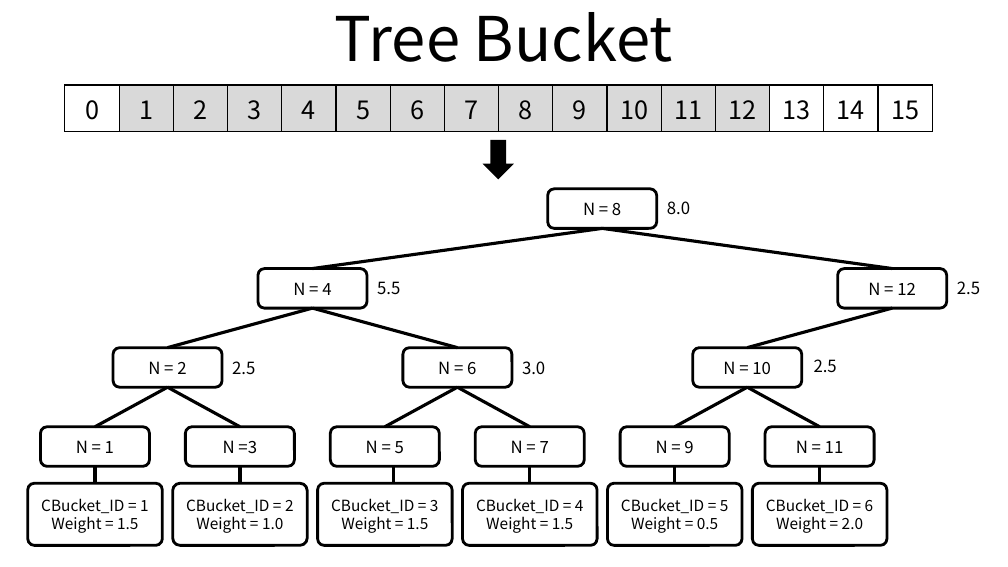
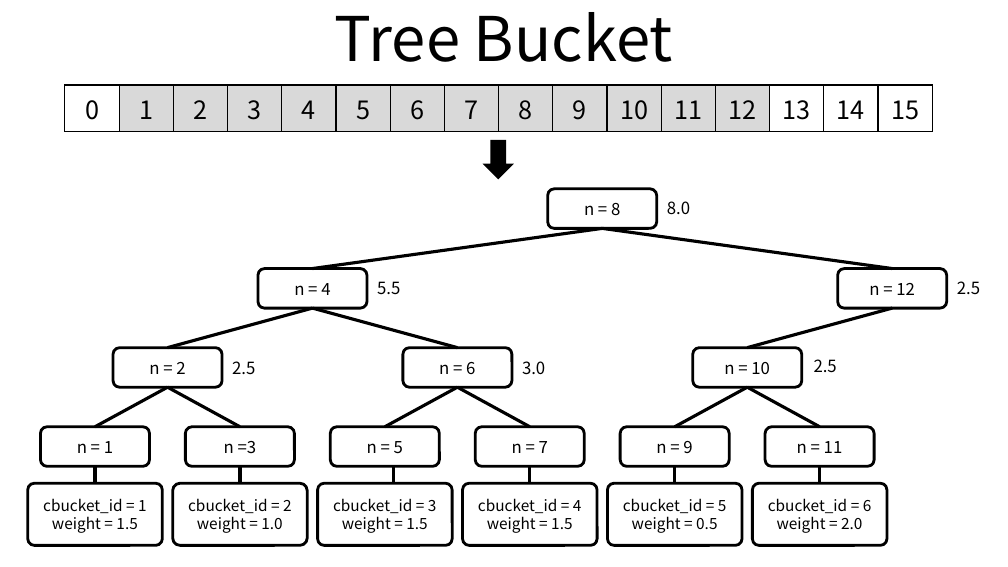
Before and after one commit to ssup2/blog-old, a slide deck: slide 4 of images/theory_analysis/Ceph_CRUSH_Map_Bucket_Type/Ceph_CRUSH.pptx. Drawn at 1008x567 pixels with LibreOffice and Linux fonts; fonts in the diff are those of the drawing. Boxes give left, top, right and bottom in pixels: in the first picture for what was removed or moved away, otherwise in the second. Text is boxed around its words. In the diff, an @@ line names an element or a change of style, - is before the commit and + after.

```diff
--- a/images/theory_analysis/Ceph_CRUSH_Map_Bucket_Type/Ceph_CRUSH.pptx
+++ b/images/theory_analysis/Ceph_CRUSH_Map_Bucket_Type/Ceph_CRUSH.pptx
@@ text in rounded rectangle at (x1=584, y1=203, x2=620, y2=216): text changed @@
-N = 8
+n = 8
@@ text in rounded rectangle at (x1=294, y1=283, x2=330, y2=295): text changed @@
-N = 4
+n = 4
@@ text in rounded rectangle at (x1=869, y1=283, x2=915, y2=295): text changed @@
-N = 12
+n = 12
@@ text in rounded rectangle at (x1=149, y1=362, x2=185, y2=374): text changed @@
-N = 2
+n = 2
@@ text in rounded rectangle at (x1=439, y1=362, x2=475, y2=374): text changed @@
-N = 6
+n = 6
@@ text in rounded rectangle at (x1=724, y1=362, x2=770, y2=374): text changed @@
-N = 10
+n = 10
@@ text in rounded rectangle at (x1=77, y1=441, x2=113, y2=453): text changed @@
-N = 1
+n = 1
@@ text in rounded rectangle at (x1=224, y1=441, x2=257, y2=454): text changed @@
-N =3
+n =3
@@ text in rounded rectangle at (x1=367, y1=441, x2=403, y2=454): text changed @@
-N = 5
+n = 5
@@ text in rounded rectangle at (x1=512, y1=441, x2=548, y2=453): text changed @@
-N = 7
+n = 7
@@ text in rounded rectangle at (x1=656, y1=441, x2=692, y2=453): text changed @@
-N = 9
+n = 9
@@ text in rounded rectangle at (x1=797, y1=441, x2=843, y2=453): text changed @@
-N = 11
+n = 11
@@ text in rounded rectangle at (x1=43, y1=498, x2=147, y2=533): text changed @@
-CBucket_ID = 1
-Weight = 1.5
+cbucket_id = 1
+weight = 1.5
@@ text in rounded rectangle at (x1=188, y1=498, x2=292, y2=533): text changed @@
-CBucket_ID = 2
-Weight = 1.0
+cbucket_id = 2
+weight = 1.0
@@ text in rounded rectangle at (x1=333, y1=498, x2=437, y2=533): text changed @@
-CBucket_ID = 3
-Weight = 1.5
+cbucket_id = 3
+weight = 1.5
@@ text in rounded rectangle at (x1=478, y1=498, x2=582, y2=533): text changed @@
-CBucket_ID = 4
-Weight = 1.5
+cbucket_id = 4
+weight = 1.5
@@ text in rounded rectangle at (x1=623, y1=498, x2=727, y2=533): text changed @@
-CBucket_ID = 5
-Weight = 0.5
+cbucket_id = 5
+weight = 0.5
@@ text in rounded rectangle at (x1=768, y1=498, x2=872, y2=533): text changed @@
-CBucket_ID = 6
-Weight = 2.0
+cbucket_id = 6
+weight = 2.0
```
Also in this commit, not shown: 3 other slides changed, 9 other files.
